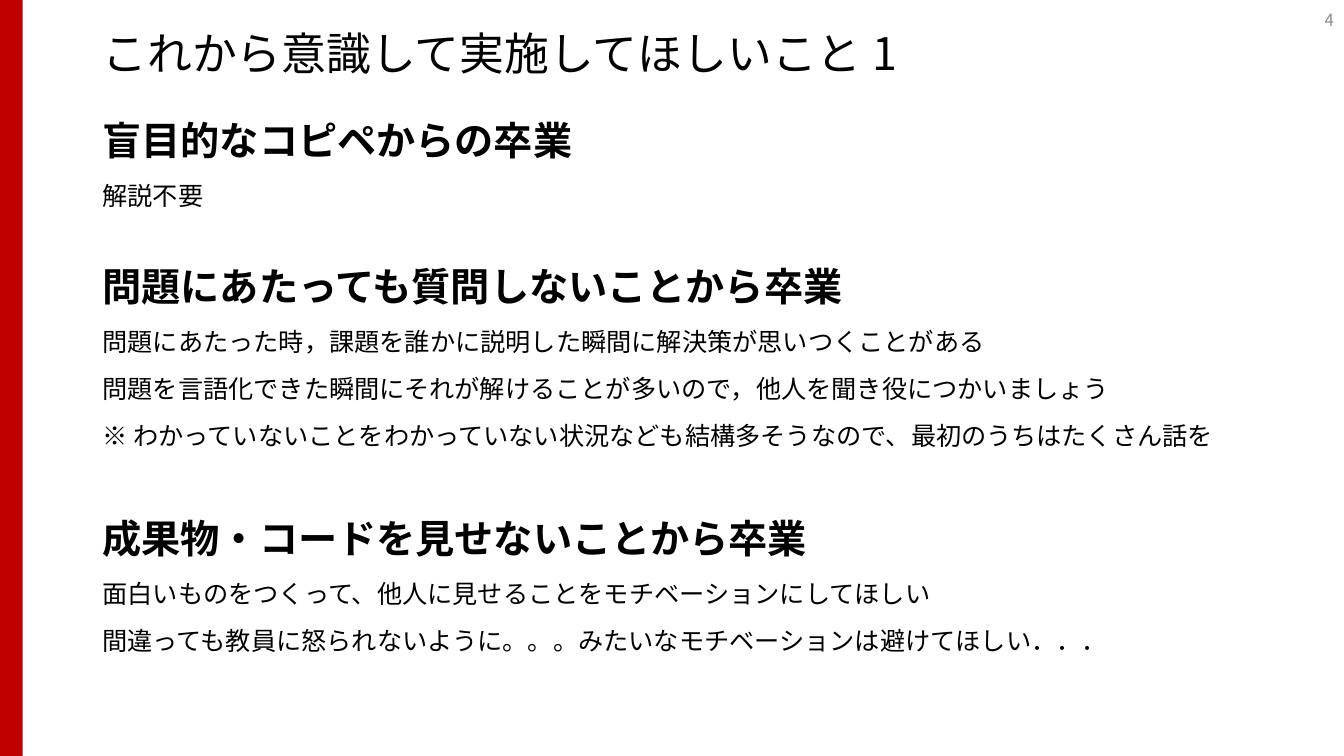
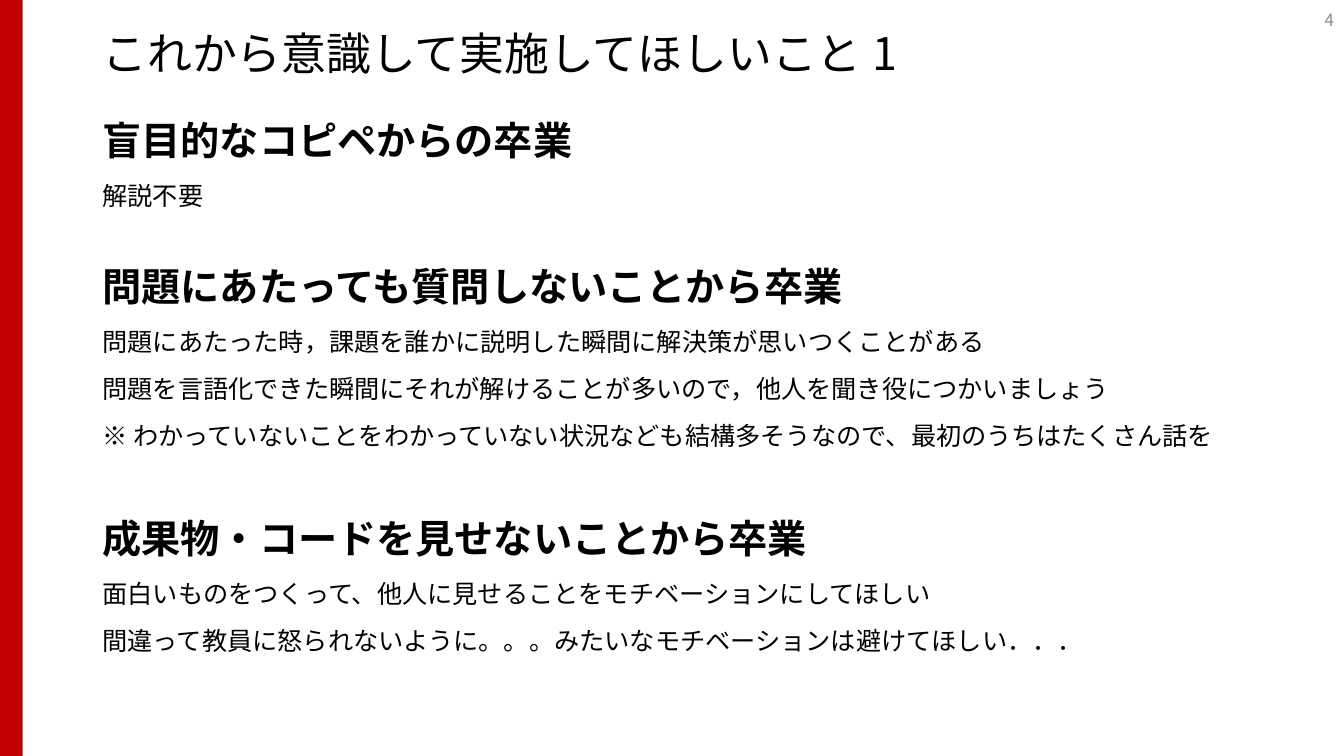
Before and after one commit to InteractiveGraphicsLab/IGLabProgramBootup, a slide deck: slide 4 of プログラミングスタートアップ.pptx. Drawn at 1344x756 pixels with LibreOffice and Linux fonts; fonts in the diff are those of the drawing. Boxes give left, top, right and bottom in pixels: in the first picture for what was removed or moved away, otherwise in the second. Text is boxed around its words. In the diff, an @@ line names an element or a change of style, - is before the commit and + after.

```diff
--- a/プログラミングスタートアップ.pptx
+++ b/プログラミングスタートアップ.pptx
@@ text at (102, 628, 1083, 652): text changed @@
-間違っても教員に怒られないように。。。みたいなモチベーションは避けてほしい．．．
+間違って教員に怒られないように。。。みたいなモチベーションは避けてほしい．．．
```
Also in this commit, not shown: 1 other slide changed, 19 other files.
